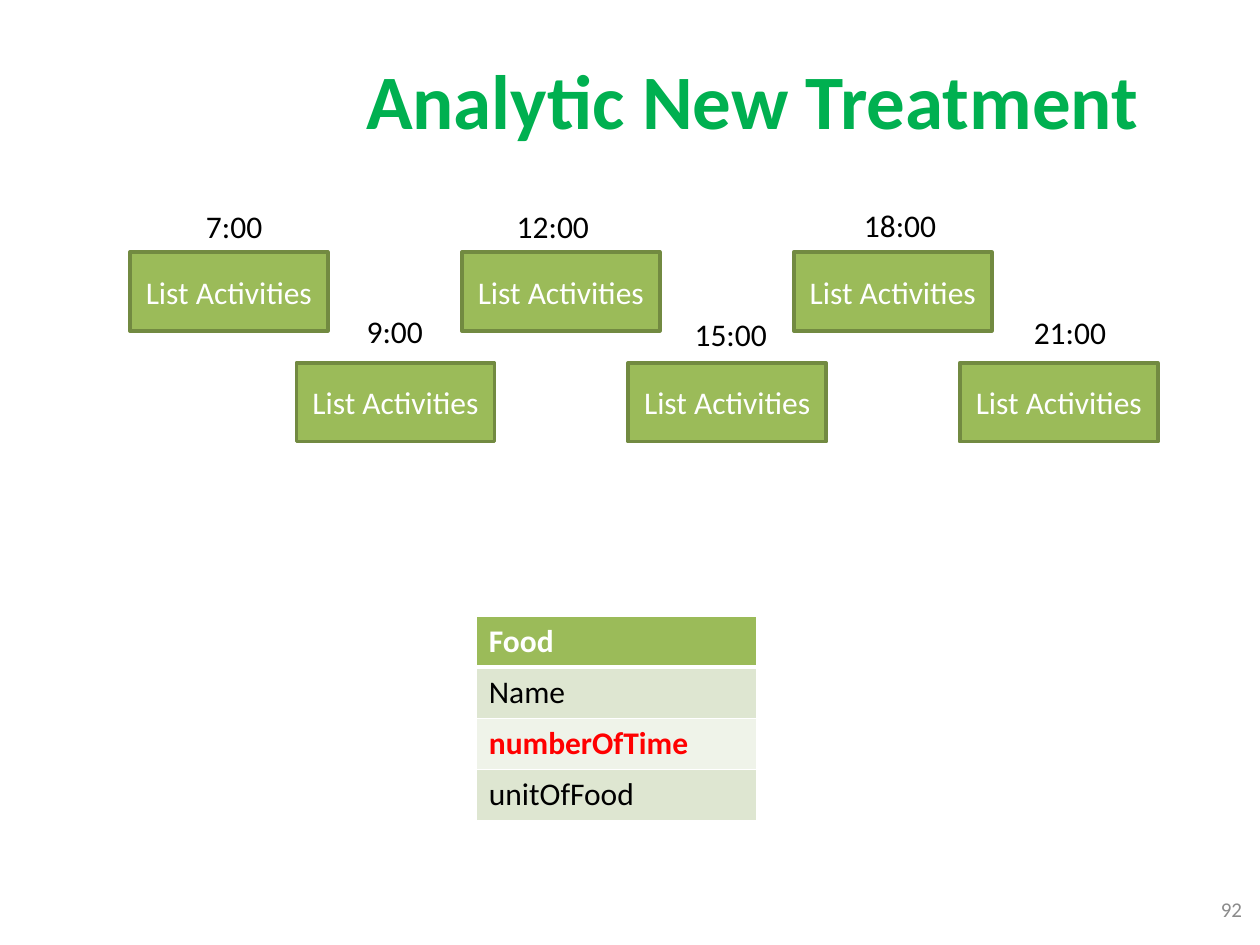
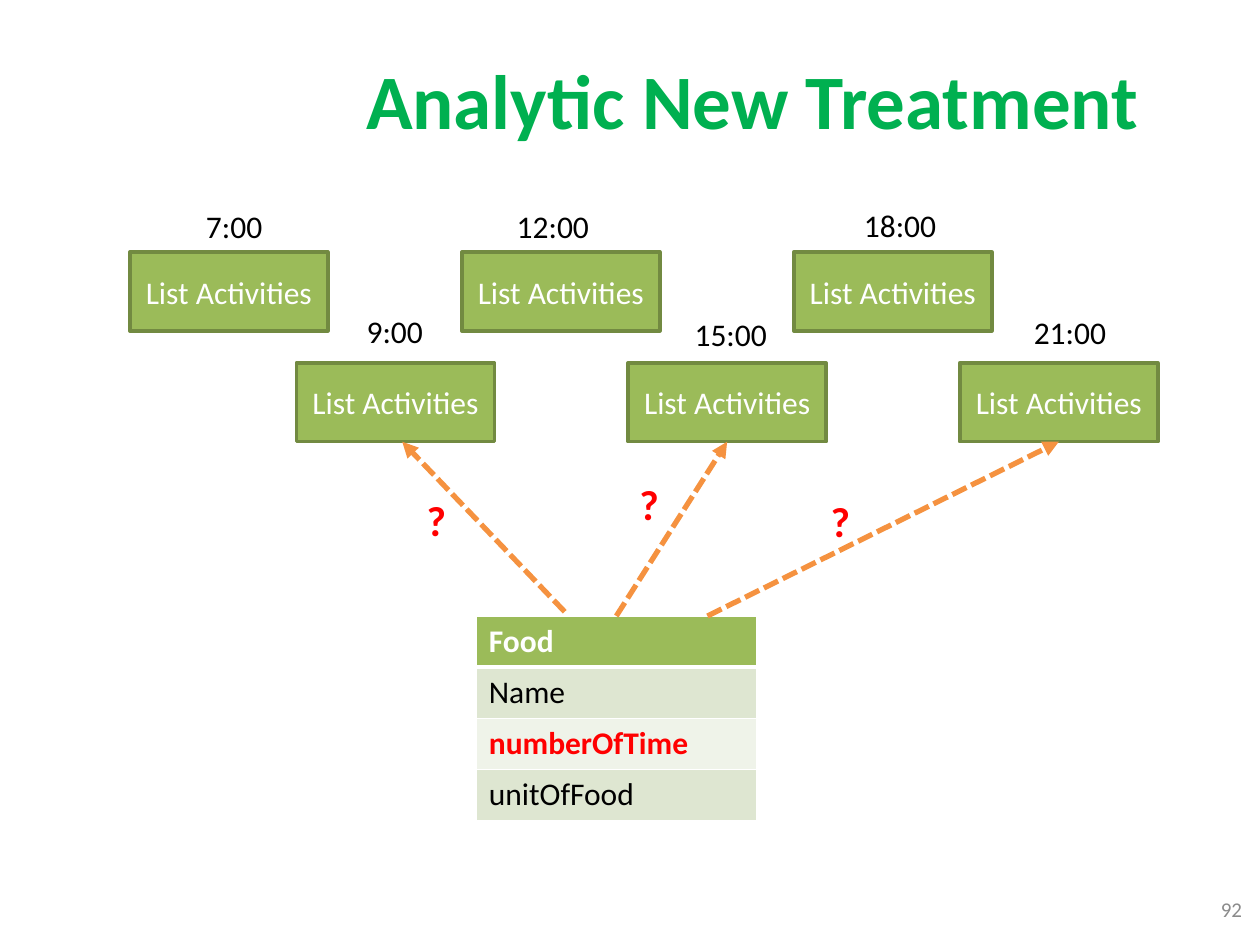
Before and after one commit to quantdse60878/HSTS, a slide deck: slide 92 of docs/Temperature Presentation/Khuong/khuong2.pptx. Drawn at 1260x945 pixels with LibreOffice and Linux fonts; fonts in the diff are those of the drawing; background and template pictures are left out. Boxes give left, top, right and bottom in pixels: in the first picture for what was removed or moved away, otherwise in the second. Text is boxed around its words. In the diff, an @@ line names an element or a change of style, - is before the commit and + after.

```diff
--- a/docs/Temperature Presentation/Khuong/khuong2.pptx
+++ b/docs/Temperature Presentation/Khuong/khuong2.pptx
@@ arrow added from (564, 612) to (402, 442), #F69240 3 pt dashed @@
@@ arrow added from (616, 616) to (727, 442), #F69240 3 pt dashed @@
@@ arrow added from (707, 616) to (1058, 442), #F69240 3 pt dashed @@
@@ text added at [627,472,673,536], 24 pt, text #FF0000, bold @@
+?
@@ text added at [415,489,460,552], 24 pt, text #FF0000, bold @@
+?
@@ text added at [818,489,863,552], 24 pt, text #FF0000, bold @@
+?
```
